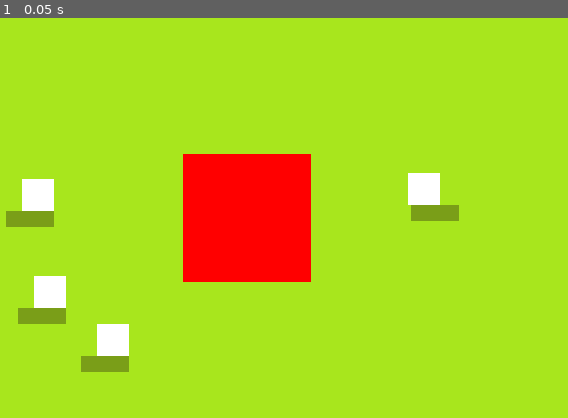
Above: before the commit, frame 1.
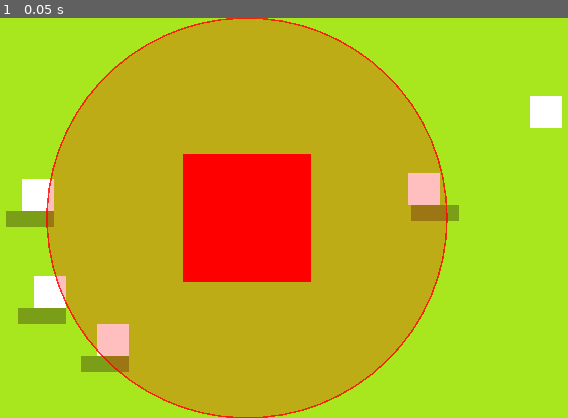
Above: after the commit, the same moment.

Repository: Sukimo/Duck_Tactics
Game: Godot game, scene res://Scene/arena_2d.tscn
Same seed, same stepped clock (60 frames per second), same inputs: the game is played once before the commit and once after it.
Inputs:
- Up to frame 1 (0.05 s): no input

The runs differ from the first frame. In frame 1, 49% of the frame differs, in the area x 8-99%, y 0-100%.

Commit message:
[Add] duck and structure

Diff:
--- a/Scene/arena_2d.tscn
+++ b/Scene/arena_2d.tscn
@@ -1,8 +1,16 @@
 [gd_scene format=3 uid="uid://4y65ctapxa7c"]
 
-[ext_resource type="Texture2D" uid="uid://ce6o71538cywk" path="res://cube32.png" id="1_yh2c8"]
+[ext_resource type="Texture2D" uid="uid://ce6o71538cywk" path="res://cube32.png" id="1_4ecip"]
+[ext_resource type="PackedScene" uid="uid://b5n1lfuy8wd1o" path="res://units/duck.tscn" id="2_bj6xp"]
+[ext_resource type="PackedScene" uid="uid://r0wmacbh07on" path="res://units/StructureEnemy .tscn" id="3_bj6xp"]
+
+[sub_resource type="NavigationPolygon" id="NavigationPolygon_4ecip"]
+vertices = PackedVector2Array(779.02344, 17.929688, 779.96875, 382.96875, 16.921875, 381.02344, 14.0703125, 13.0625)
+polygons = Array[PackedInt32Array]([PackedInt32Array(0, 1, 2, 3)])
+outlines = Array[PackedVector2Array]([PackedVector2Array(789, 8, 790, 393, 7, 391, 4, 3)])
 
 [node name="Arena2D" type="Node2D" unique_id=1399404612]
+position = Vector2(-1, -1)
 
 [node name="BG" type="ColorRect" parent="." unique_id=2118744463]
 offset_right = 800.0
@@ -12,15 +20,12 @@
 [node name="Camera2D" type="Camera2D" parent="." unique_id=1840305265]
 anchor_mode = 0
 
-[node name="PlaceHolderObject" type="Sprite2D" parent="." unique_id=2059287564]
-modulate = Color(1, 0, 0, 1)
-position = Vector2(400, 200)
-scale = Vector2(4, 4)
-texture = ExtResource("1_yh2c8")
+[node name="NavigationRegion2D" type="NavigationRegion2D" parent="." unique_id=1392470367]
+navigation_polygon = SubResource("NavigationPolygon_4ecip")
 
 [node name="Duck2D" type="Sprite2D" parent="." unique_id=1576329683]
 position = Vector2(191, 177)
-texture = ExtResource("1_yh2c8")
+texture = ExtResource("1_4ecip")
 
 [node name="ColorRect" type="ColorRect" parent="Duck2D" unique_id=679138927]
 anchors_preset = 7
@@ -82,3 +87,9 @@
 grow_horizontal = 2
 grow_vertical = 0
 color = Color(0.3529412, 0.41960785, 0.078431375, 0.5882353)
+
+[node name="Duck" parent="." unique_id=811425380 instance=ExtResource("2_bj6xp")]
+position = Vector2(699, 94)
+
+[node name="StaticBody2D" parent="." unique_id=1750735628 instance=ExtResource("3_bj6xp")]
+position = Vector2(400, 200)
--- /dev/null
+++ b/projectile/Projectile.tscn
@@ -0,0 +1,16 @@
+[gd_scene format=3 uid="uid://2amr36sonui2"]
+
+[ext_resource type="Script" uid="uid://cbg6plmt33fkm" path="res://projectile/projectile.gd" id="1_2xvko"]
+[ext_resource type="Texture2D" uid="uid://dpiee7aslwxc6" path="res://bullet18.png" id="2_3qkwx"]
+
+[sub_resource type="RectangleShape2D" id="RectangleShape2D_jgkr3"]
+size = Vector2(18, 18)
+
+[node name="Area2D" type="Area2D" unique_id=870842244]
+script = ExtResource("1_2xvko")
+
+[node name="Sprite2D" type="Sprite2D" parent="." unique_id=475736711]
+texture = ExtResource("2_3qkwx")
+
+[node name="CollisionShape2D" type="CollisionShape2D" parent="." unique_id=347461600]
+shape = SubResource("RectangleShape2D_jgkr3")
--- /dev/null
+++ b/projectile/projectile.gd
@@ -0,0 +1,34 @@
+extends Area2D
+
+@export var speed: float = 300.0
+@export var damage: int  = 10
+
+var _target:Node2D = null
+var _direction: Vector2 =Vector2.ZERO
+
+#set up (called by spawner)
+func init(target:Node2D,start_pos:Vector2)->void:
+	global_position =start_pos
+	_target =target
+
+# Called every frame. 'delta' is the elapsed time since the previous frame.
+func _process(delta: float) -> void:
+	#if target was freed(died), remove projectile
+	if not is_instance_valid(_target):
+		queue_free()
+		return
+	_direction =(_target.global_position - global_position).normalized()
+	global_position += _direction*speed*delta
+	look_at(_target.global_position)
+
+	#Hit dection: close enough?
+	if global_position.distance_to(_target.global_position) <10.0:
+		_on_hit()
+
+func _on_hit()-> void:
+	#call take_damage if duck implements it
+	if _target.has_method("take_damage"):
+		_target.take_damage(damage)
+	else:
+		print("[Projectile] hit %s for %d damage (no take_damage method)" % [_target.name, damage])
+	queue_free()
--- /dev/null
+++ b/units/StructureEnemy .tscn
@@ -0,0 +1,22 @@
+[gd_scene format=3 uid="uid://r0wmacbh07on"]
+
+[ext_resource type="Script" uid="uid://3y0euv5dkv0l" path="res://units/structure_enemy.gd" id="1_5rrbb"]
+[ext_resource type="Texture2D" uid="uid://ce6o71538cywk" path="res://cube32.png" id="1_twuth"]
+
+[sub_resource type="RectangleShape2D" id="RectangleShape2D_twuth"]
+size = Vector2(128, 128)
+
+[node name="StaticBody2D" type="StaticBody2D" unique_id=1750735628]
+script = ExtResource("1_5rrbb")
+
+[node name="Sprite2D" type="Sprite2D" parent="." unique_id=2133071139]
+modulate = Color(1, 0, 0, 1)
+scale = Vector2(4, 4)
+texture = ExtResource("1_twuth")
+
+[node name="CollisionShape2D" type="CollisionShape2D" parent="." unique_id=576021270]
+shape = SubResource("RectangleShape2D_twuth")
+
+[node name="AttackTimer" type="Timer" parent="." unique_id=739461920]
+
+[node name="ProjectileSpawn" type="Node2D" parent="." unique_id=584936081]
--- /dev/null
+++ b/units/duck.gd
@@ -0,0 +1,79 @@
+extends CharacterBody2D
+
+@export var move_speed: float =120.0
+@export var selected_color: Color=Color(1.0,0.85,0.0,1.0) #yellow tint
+@export var normal_color: Color= Color(1.0, 1.0,  1.0, 1.0)  #white
+
+var _selected: bool =false
+
+#node refs
+@onready var sprite: Sprite2D = $Sprite2D
+@onready var nav_agent: NavigationAgent2D =$NavAgent
+
+func _ready() -> void:
+	nav_agent.path_desired_distance   = 4.0   # snap to each waypoint this close
+	nav_agent.target_desired_distance = 8.0   # stop this close to final target
+	nav_agent.avoidance_enabled       = false  # enable later for multi-duck crowds
+
+	set_process_input(true)
+	set_physics_process(true)
+
+# input
+func _input(event: InputEvent) -> void:
+	if not (event is InputEventMouseButton
+			and event.button_index == MOUSE_BUTTON_LEFT
+			and event.pressed):
+		return
+
+		var click_world:= get_global_mouse_position()
+
+		#player click this duck?
+		if _is_click_on_self(click_world):
+			_set_selected(true)
+			get_viewport().set_input_as_handled()
+			return
+
+		#click as move
+		if _selected:
+			_move_to(click_world)
+			_set_selected(false)
+			get_viewport().set_input_as_handled()
+
+#physics process
+func _physics_process(delta: float) -> void:
+	if nav_agent.is_navigation_finished():
+		velocity =Vector2.ZERO
+		return
+
+	var next: Vector2 = nav_agent.get_next_path_position()
+	var dir: Vector2 = (next- global_position).normalized()
+	velocity = dir * move_speed
+	move_and_slide()
+
+#helpers
+func _is_click_on_self(world_pos:Vector2) -> bool:
+	#AABB check (32x32) centered on origin
+	var half:=Vector2(16,16)
+	var rect:= Rect2(global_position - half,half*2)
+	return rect.has_point(world_pos)
+
+func _set_selected(value:bool)->void:
+	_selected=value
+	if sprite:
+		sprite.modulate=selected_color if selected_color else normal_color
+
+func _move_to(pos:Vector2)->void:
+	nav_agent.target_position =pos
+
+#public API
+func get_selected()->bool:
+	return _selected
+
+## Called externally (merge system, game manager) to reposition the duck.
+func force_move(pos:Vector2)->void:
+	_move_to(pos)
+
+## Called by Projectile.gd on hit.  Add health / merge logic here later.
+func take_damage(amount: int) -> void:
+	print("[Duck] %s took %d damage" % [name, amount])
+	# TODO: health -= amount  →  check death  →  trigger merge event
--- /dev/null
+++ b/units/duck.tscn
@@ -0,0 +1,18 @@
+[gd_scene format=3 uid="uid://b5n1lfuy8wd1o"]
+
+[ext_resource type="Texture2D" uid="uid://ce6o71538cywk" path="res://cube32.png" id="1_defs6"]
+[ext_resource type="Script" uid="uid://chhrvij7vrib2" path="res://units/duck.gd" id="1_txoiq"]
+
+[sub_resource type="RectangleShape2D" id="RectangleShape2D_txoiq"]
+size = Vector2(32, 32)
+
+[node name="Duck" type="CharacterBody2D" unique_id=811425380 groups=["ducks"]]
+script = ExtResource("1_txoiq")
+
+[node name="Sprite2D" type="Sprite2D" parent="." unique_id=727289044]
+texture = ExtResource("1_defs6")
+
+[node name="CollisionShape2D" type="CollisionShape2D" parent="." unique_id=472093862]
+shape = SubResource("RectangleShape2D_txoiq")
+
+[node name="NavAgent" type="NavigationAgent2D" parent="." unique_id=964559432]
--- /dev/null
+++ b/units/structure_enemy.gd
@@ -0,0 +1,81 @@
+extends StaticBody2D
+
+@export  var attack_rang: float = 200.0 #pixels
+@export var attack_delay: float = 2.0
+@export var projectile_dmg: int = 10
+@export var debug_color: Color = Color(1,0,0,0.25)
+
+#get projcetile pack scene (prefab)
+const PROJECTILE_SCENE := "res://projectile/Projectile.tscn"
+
+#node refs
+@onready var attack_timer: Timer = $AttackTimer
+@onready var spawn_pooint: Node2D = $ProjectileSpawn
+
+var _projectile_scene: PackedScene =null
+var _current_target: Node2D =null
+
+func _ready() -> void:
+	#load projectile scene
+	if ResourceLoader.exists(PROJECTILE_SCENE):
+		_projectile_scene  =load(PROJECTILE_SCENE)
+	else:
+		push_warning("[StructureEnemy] Projectile scene not found at: " + PROJECTILE_SCENE)
+
+	attack_timer.wait_time = attack_delay
+	attack_timer.one_shot = false
+	attack_timer.timeout.connect(_on_attack_timer_timeout)
+	attack_timer.start()
+
+#draw debug circle
+func _draw() -> void:
+	draw_circle(Vector2.ZERO,attack_rang,debug_color)
+	draw_arc(Vector2.ZERO,attack_rang,0.0,TAU,64,Color(1,0,0,0.8),1.5)
+
+func _process(delta: float) -> void:
+	_current_target  =_find_nearest_duck()
+	queue_redraw() #circle
+
+#timer callback
+func _on_attack_timer_timeout()->void:
+	if _current_target == null:
+		return
+	_fire_at(_current_target)
+
+func _find_nearest_duck()->Node2D:
+	var best: Node2D =null
+	var best_dist:float =attack_rang
+
+	#scan all node in group(tag) "ducks"
+	for duck in get_tree().get_nodes_in_group("ducks"):
+		if not duck is Node2D:
+			continue
+		var dist := global_position.distance_to((duck as Node2D).global_position)
+		if dist <= best_dist:
+			best_dist =dist
+			best = duck
+	return best
+
+func _fire_at(target:Node2D)->void:
+	if _projectile_scene==null:
+		push_warning("[StructureEnemy] Cannot fire — projectile scene missing.")
+		return
+
+	var proj: Node = _projectile_scene.instantiate()
+
+	#set damage before adding to tree
+	if proj.has_method("init"):
+		# Add to scene first so global_position works
+		get_tree().current_scene.add_child(proj)
+		(proj as Node2D).global_position =spawn_pooint.global_position
+		proj.call("init",target,spawn_pooint.global_position)
+	else:
+		get_tree().current_scene.add_child(proj)
+
+	print("[StructureEnemy] Fired at %s  |  dmg=%d" % [target.name, projectile_dmg])
+
+#public: toggle debug circle vsibility
+func set_debug_visible(value:bool)->void:
+	set_process(value) # stops _process / queue_redraw loop when false
+	if not value:
+		queue_redraw() # clear canvas item
Not shown: 3 places in Scene/arena_2d.tscn that only renumber resources
Binary file added: bullet18.png
